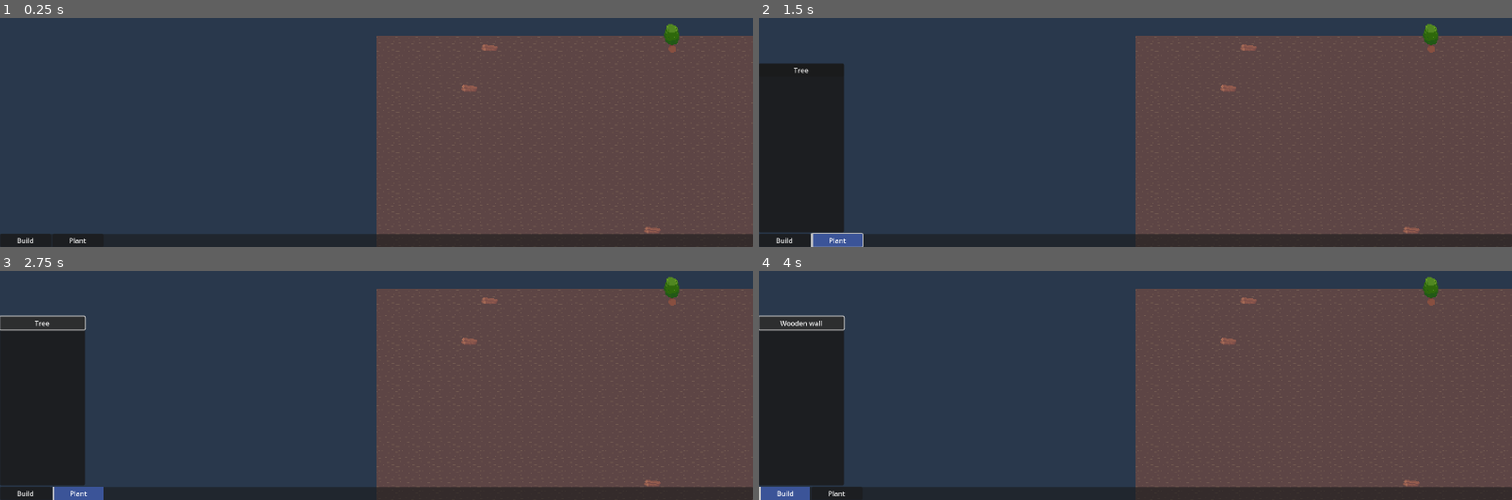
Above: before the commit, frames 1-4 (two rows, left to right).
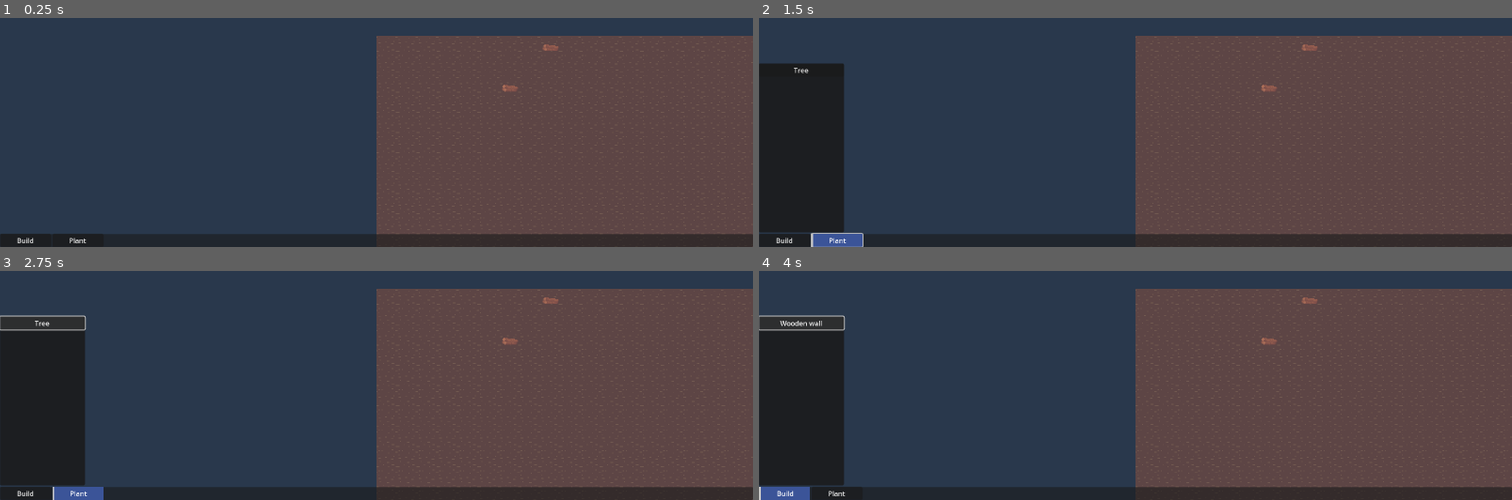
Above: after the commit, the same moments.

Repository: speakk/gnome_village
Game: Godot game, scene res://main.tscn
Two runs of this game, one before a commit and one after it. Both use one fixed random seed, a clock stepped at 60 frames per second and the inputs below.
Inputs:
- Up to frame 1 (0.25 s): no input
- Up to frame 2 (1.5 s): click "Build" at 0.5 s; click "Plant" at 1.25 s
- Up to frame 3 (2.75 s): click "Tree" at 2 s
- Up to frame 4 (4 s): click "Build" at 2.75 s; click "Wooden wall" at 3.5 s

The runs differ from the first frame. In frame 1, 0.4% of the frame differs, in the area x 61-91%, y 2-95%; in frame 2, 0.4%; in frame 3, 0.4%; in frame 4, 0.4%.

Commit message:
Rudimentary line drawing placement with Shift
Also moved mainmap to map/

Diff:
--- a/main.tscn
+++ b/main.tscn
@@ -1,7 +1,7 @@
 [gd_scene load_steps=7 format=3 uid="uid://ubgvap601f4j"]
 
 [ext_resource type="Script" path="res://main.gd" id="1_j8rqp"]
-[ext_resource type="PackedScene" uid="uid://b4nj0xntglt07" path="res://main_map.tscn" id="1_lsh5n"]
+[ext_resource type="PackedScene" uid="uid://b4nj0xntglt07" path="res://map/main_map.tscn" id="1_lsh5n"]
 [ext_resource type="Script" path="res://MainCamera.gd" id="2_bak4i"]
 [ext_resource type="PackedScene" uid="uid://cynniosvk7y2r" path="res://gui/gui.tscn" id="5_4nnuu"]
 [ext_resource type="Script" path="res://task_handler/TaskHandler.gd" id="6_pe6uu"]
--- a/MainMap.gd
+++ b/map/MainMap.gd
@@ -3,9 +3,10 @@
 class_name MainMap
 
 @onready var BLUEPRINT := preload("res://blueprint/Blueprint.tscn")
+@onready var HOVER_RECT := preload("res://map/hover_rect.tscn")
 
-const MAP_SIZE_X: int = 50
-const MAP_SIZE_Y: int = 35
+const MAP_SIZE_X: int = 80
+const MAP_SIZE_Y: int = 40
 const CELL_SIZE := Vector2i(24, 24)
 
 var construction_item: Variant # Item | null
@@ -29,8 +30,6 @@
 	add_layer(Layers.Materials)
 	add_layer(Layers.Blueprint)
 
-	%HoverRect.size.x = CELL_SIZE.x
-	%HoverRect.size.y = CELL_SIZE.y
 	%HoverRect.visible = false
 
 	for x in MAP_SIZE_X:
@@ -49,8 +48,48 @@
 
 	Events.map_ready.emit(self)
 
+#Bresenham's line algorithm
+func get_tile_line(from: Vector2i, to: Vector2i) -> Array[Vector2i]:
+	var points: Array[Vector2i] = []
+	var dx := absi(to.x - from.x)
+	var dy := -absi(to.y - from.y)
+	var err := dx + dy
+	var e2 := 2 * err
+	var sx := 1 if from.x < to.x else -1
+	var sy := 1 if from.y < to.y else -1
+	while true:
+		points.append(Vector2i(from.x, from.y))
+		if from.x == to.x and from.y == to.y:
+			break
+		e2 = 2 * err
+		if e2 >= dy:
+			err += dy
+			from.x += sx
+		if e2 <= dx:
+			err += dx
+			from.y += sy
+	return points
+
+var line_start: Variant # Vector2i | null
+var line_end: Variant # Vector2i | null
+
+func set_line_start(coordinate: Vector2i) -> void:
+	line_start = coordinate
+
+func set_line_end(coordinate: Vector2i) -> void:
+	line_end = coordinate
+
 func _process(delta: float) -> void:
 	%HoverRect.visible = false
+
+	# TODO: Custom draw this stuff
+	for hover_rect in $LineHoverRects.get_children():
+		hover_rect.queue_free()
+
+	if not Input.is_action_pressed("line_draw_modifier"):
+		line_start = null
+		line_end = null
+
 	if construction_item:
 		var tile_position: Vector2i = local_to_map(get_local_mouse_position())
 		if PathFinder.is_valid_position(tile_position):
@@ -58,23 +97,37 @@
 			%HoverRect.visible = true
 
 			if is_mouse_pressed:
-				var source_id := get_cell_source_id(Layers.Blueprint, tile_position)
+				if Input.is_action_pressed("line_draw_modifier"):
+					if not line_start:
+						set_line_start(tile_position)
 
-			# 	TODO: Instead of this, keep a proper x-y map of entities so you don't have to rely on tile_data
-				#if source_id < 0 and source_id2 < 0:
-				if not PathFinder.is_position_solid(tile_position) and source_id < 0:
-					#set_cell(Layers.Blueprint, tile_position, tile_set.get_source_id(1), Vector2i(1, 0))
-					set_cells_terrain_connect(Layers.Blueprint, [tile_position], 0, 0)
+					set_line_end(tile_position)
+					var line_coords := get_tile_line(line_start, line_end)
+					for line_coord in line_coords:
+						var hover_rect := HOVER_RECT.instantiate()
+						hover_rect.position = map_to_local(line_coord) - Vector2(CELL_SIZE/2)
+						$LineHoverRects.add_child(hover_rect)
+				else:
+					_place_blueprint(tile_position)
 
-					#var blueprint := Blueprint.new().initialize(BuildingTypes.BuildingType.Wall)
-					var blueprint := (BLUEPRINT.instantiate() as Blueprint).initialize(Items.Id.WoodenWall)
-					blueprint.global_position = coordinate_to_global_position(tile_position)
-					#%Entities.add_child(blueprint)
-					get_tree().root.get_node("Main").add_child(blueprint)
+			else:
+				if line_start and line_end:
+					var line_coords := get_tile_line(line_start, line_end)
+					for line_coord in line_coords:
+						_place_blueprint(line_coord)
 
-					Events.blueprint_placed.emit(tile_position, blueprint)
-					#get_tree().root.get_viewport().set_input_as_handled()
 
+func _place_blueprint(tile_position: Vector2i) -> void:
+	var source_id := get_cell_source_id(Layers.Blueprint, tile_position)
+
+	if not PathFinder.is_position_solid(tile_position) and source_id < 0:
+		set_cells_terrain_connect(Layers.Blueprint, [tile_position], 0, 0)
+
+		var blueprint := (BLUEPRINT.instantiate() as Blueprint).initialize(Items.Id.WoodenWall)
+		blueprint.global_position = coordinate_to_global_position(tile_position)
+		get_tree().root.get_node("Main").add_child(blueprint)
+
+		Events.blueprint_placed.emit(tile_position, blueprint)
 var is_mouse_pressed := false
 
 # TODO: You could use an Area2D and the input_event in that to handle this instead
--- /dev/null
+++ b/map/hover_rect.gd
@@ -0,0 +1,5 @@
+extends NinePatchRect
+
+func _ready() -> void:
+	size.x = MainMap.CELL_SIZE.x
+	size.y = MainMap.CELL_SIZE.y
--- /dev/null
+++ b/map/hover_rect.tscn
@@ -0,0 +1,24 @@
+[gd_scene load_steps=4 format=3 uid="uid://dne87g24k5sqp"]
+
+[ext_resource type="Script" path="res://map/hover_rect.gd" id="1_gjecy"]
+
+[sub_resource type="Gradient" id="Gradient_k5p2b"]
+offsets = PackedFloat32Array(0, 0.57971)
+colors = PackedColorArray(0.753906, 0.728459, 0.492353, 1, 0.752941, 0.729412, 0.494118, 1)
+
+[sub_resource type="GradientTexture2D" id="GradientTexture2D_dokb7"]
+gradient = SubResource("Gradient_k5p2b")
+width = 24
+height = 24
+
+[node name="HoverRect" type="NinePatchRect"]
+offset_right = 40.0
+offset_bottom = 40.0
+texture = SubResource("GradientTexture2D_dokb7")
+draw_center = false
+region_rect = Rect2(4, 2, 58, 60)
+patch_margin_left = 1
+patch_margin_top = 1
+patch_margin_right = 1
+patch_margin_bottom = 1
+script = ExtResource("1_gjecy")
--- a/main_map.tscn
+++ b/map/main_map.tscn
@@ -1,8 +1,9 @@
-[gd_scene load_steps=9 format=3 uid="uid://b4nj0xntglt07"]
+[gd_scene load_steps=8 format=3 uid="uid://b4nj0xntglt07"]
 
 [ext_resource type="Texture2D" uid="uid://bntknuw5pjfhw" path="res://assets/tilesheet.png" id="1_fv3c2"]
-[ext_resource type="Script" path="res://MainMap.gd" id="2_c6gph"]
+[ext_resource type="Script" path="res://map/MainMap.gd" id="2_c6gph"]
 [ext_resource type="Texture2D" uid="uid://coxwefohcoj31" path="res://assets/wall_autotiles2.png" id="2_djkpl"]
+[ext_resource type="PackedScene" uid="uid://dne87g24k5sqp" path="res://map/hover_rect.tscn" id="4_4dj8g"]
 
 [sub_resource type="TileSetAtlasSource" id="TileSetAtlasSource_xylra"]
 texture = ExtResource("1_fv3c2")
@@ -104,15 +105,6 @@
 sources/0 = SubResource("TileSetAtlasSource_xylra")
 sources/1 = SubResource("TileSetAtlasSource_6kq6j")
 
-[sub_resource type="Gradient" id="Gradient_k5p2b"]
-offsets = PackedFloat32Array(0, 0.57971)
-colors = PackedColorArray(0.753906, 0.728459, 0.492353, 1, 0.752941, 0.729412, 0.494118, 1)
-
-[sub_resource type="GradientTexture2D" id="GradientTexture2D_dokb7"]
-gradient = SubResource("Gradient_k5p2b")
-width = 24
-height = 24
-
 [node name="MainMap" type="TileMap"]
 tile_set = SubResource("TileSet_17sb5")
 format = 2
@@ -123,14 +115,7 @@
 z_index = 6
 z_as_relative = false
 
-[node name="HoverRect" type="NinePatchRect" parent="."]
+[node name="HoverRect" parent="." instance=ExtResource("4_4dj8g")]
 unique_name_in_owner = true
-offset_right = 40.0
-offset_bottom = 40.0
-texture = SubResource("GradientTexture2D_dokb7")
-draw_center = false
-region_rect = Rect2(4, 2, 58, 60)
-patch_margin_left = 1
-patch_margin_top = 1
-patch_margin_right = 1
-patch_margin_bottom = 1
+
+[node name="LineHoverRects" type="Node" parent="."]
--- a/project.godot
+++ b/project.godot
@@ -87,6 +87,11 @@
 "deadzone": 0.5,
 "events": []
 }
+line_draw_modifier={
+"deadzone": 0.5,
+"events": [Object(InputEventKey,"resource_local_to_scene":false,"resource_name":"","device":-1,"window_id":0,"alt_pressed":false,"shift_pressed":false,"ctrl_pressed":false,"meta_pressed":false,"pressed":false,"keycode":0,"physical_keycode":4194325,"key_label":0,"unicode":0,"echo":false,"script":null)
+]
+}
 
 [rendering]
 
